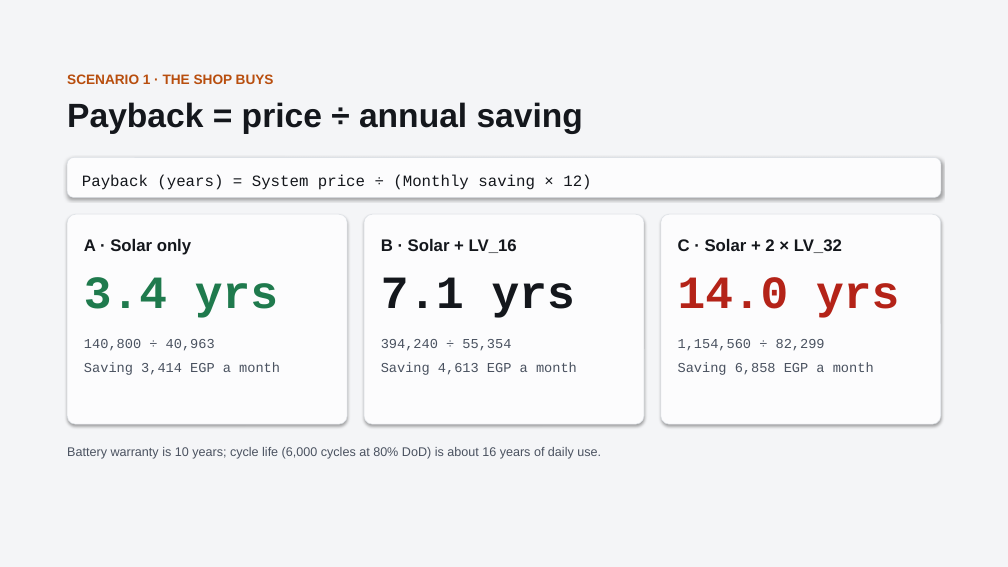
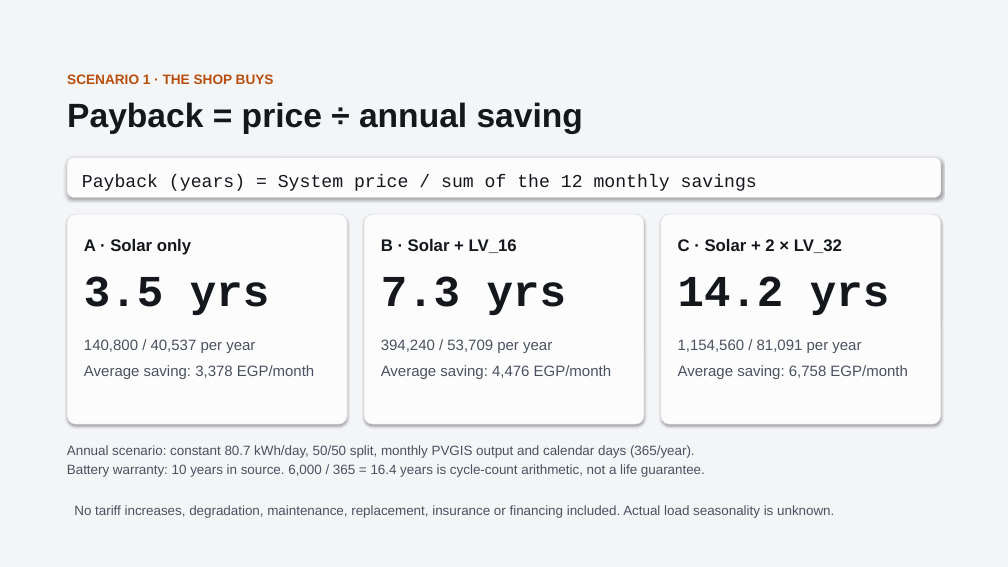
Before and after one commit to boodyelkady1998-sudo/avesta-bess-sizing-tool, a slide deck: slide 6 of El_Mo3alem_Juice_Shop_Solar_BESS.pptx (slide 7 before the commit). Drawn at 1008x567 pixels with LibreOffice and Linux fonts; fonts in the diff are those of the drawing. Boxes give left, top, right and bottom in pixels: in the first picture for what was removed or moved away, otherwise in the second. Text is boxed around its words. In the diff, an @@ line names an element or a change of style, - is before the commit and + after.

```diff
--- a/El_Mo3alem_Juice_Shop_Solar_BESS.pptx
+++ b/El_Mo3alem_Juice_Shop_Solar_BESS.pptx
@@ text at [82, 175, 757, 191]: text changed; size 15 to 17.2 pt @@
-Payback (years) = System price ÷ (Monthly saving × 12)
+Payback (years) = System price / sum of the 12 monthly savings
@@ text at [84, 276, 269, 315]: text changed; size 44 to 42 pt; text colour #1F7A4D to #14171C @@
-3.4 yrs
+3.5 yrs
@@ text at [381, 276, 566, 315]: text changed; size 44 to 42 pt @@
-7.1 yrs
+7.3 yrs
@@ text at [678, 276, 889, 315]: text changed; size 44 to 42 pt; text colour #B42318 to #14171C @@
-14.0 yrs
+14.2 yrs
@@ text at [84, 339, 314, 379]: text changed; size 13 to 14.2 pt; font Courier New to Arial @@
-140,800 ÷ 40,963
-Saving 3,414 EGP a month
+140,800 / 40,537 per year
+Average saving: 3,378 EGP/month
@@ text at [381, 339, 611, 379]: text changed; size 13 to 14.2 pt; font Courier New to Arial @@
-394,240 ÷ 55,354
-Saving 4,613 EGP a month
+394,240 / 53,709 per year
+Average saving: 4,476 EGP/month
@@ text at [678, 339, 907, 379]: text changed; size 13 to 14.2 pt; font Courier New to Arial @@
-1,154,560 ÷ 82,299
-Saving 6,858 EGP a month
+1,154,560 / 81,091 per year
+Average saving: 6,758 EGP/month
@@ text at [67, 445, 705, 477]: text changed; size 12 to 12.8 pt @@
-Battery warranty is 10 years; cycle life (6,000 cycles at 80% DoD) is about 16 years of daily use.
+Annual scenario: constant 80.7 kWh/day, 50/50 split, monthly PVGIS output and calendar days (365/year).
+Battery warranty: 10 years in source. 6,000 / 365 = 16.4 years is cycle-count arithmetic, not a life guarantee.
@@ text added at [74, 505, 834, 518], 12.8 pt, text #4A5260 @@
+No tariff increases, degradation, maintenance, replacement, insurance or financing included. Actual load seasonality is unknown.
```
Also in this commit, not shown: 8 other slides changed, 1 slide removed.
